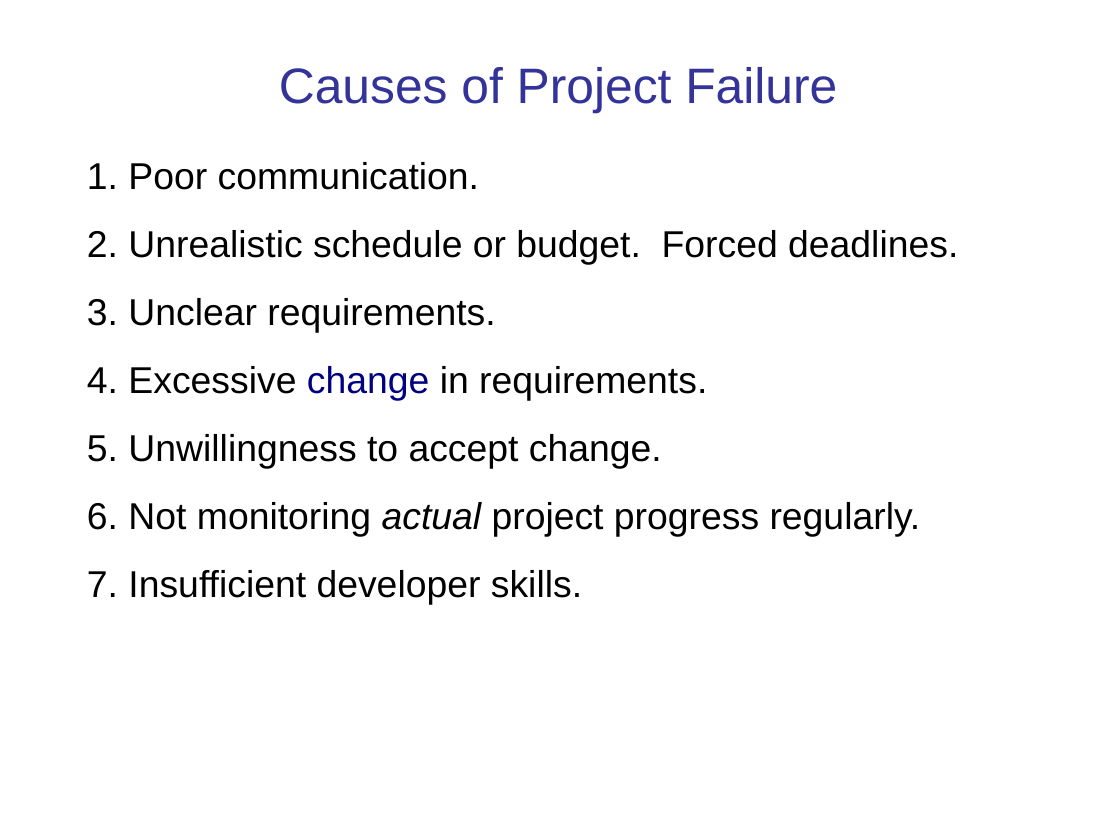
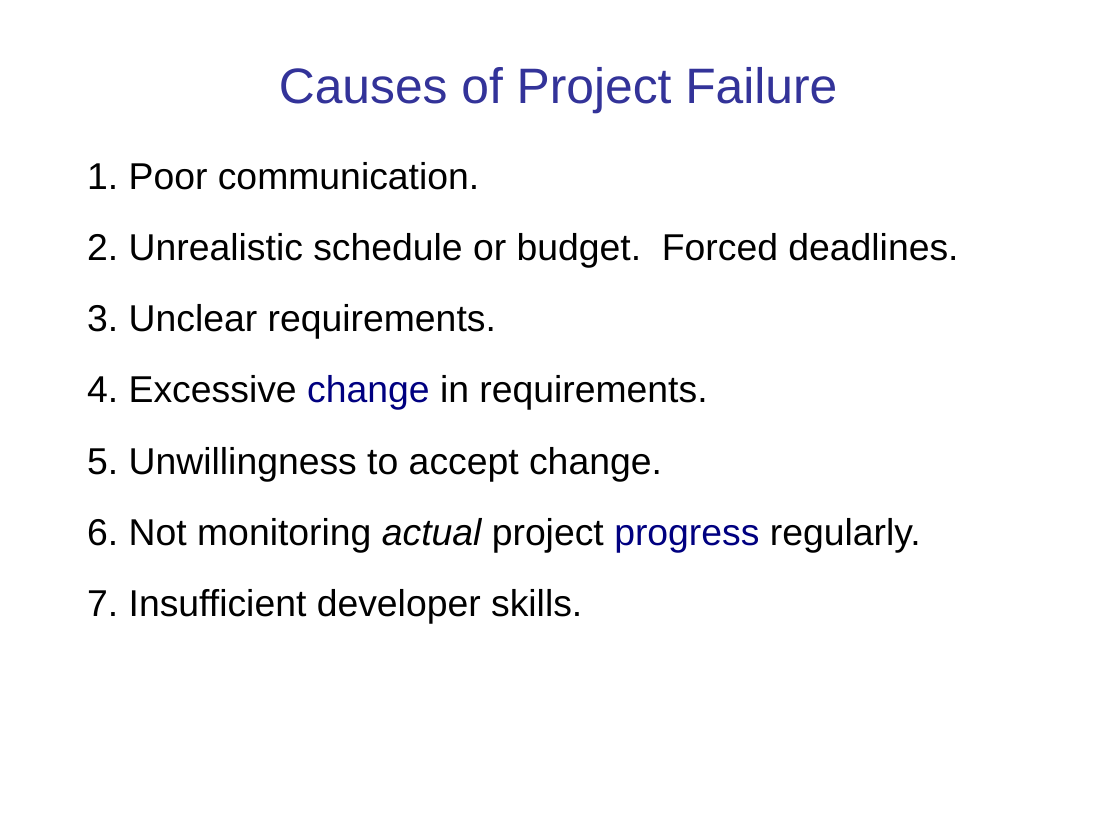
Before and after one commit to cpske/ISP, a slide deck: slide 12 of software-process/Introduction-software-process.ppt. Drawn at 1120x840 pixels with LibreOffice and Linux fonts; fonts in the diff are those of the drawing. Boxes give left, top, right and bottom in pixels: in the first picture for what was removed or moved away, otherwise in the second. Text is boxed around its words. In the diff, an @@ line names an element or a change of style, - is before the commit and + after.

```diff
--- a/software-process/Introduction-software-process.ppt
+++ b/software-process/Introduction-software-process.ppt
@@ text "1. Poor communication." at [87, 162, 958, 624]: text colour #000000 to #000080 in "progress"; more space between paragraphs @@
```
Also in this commit, not shown: 11 other slides changed, 5 other files.
